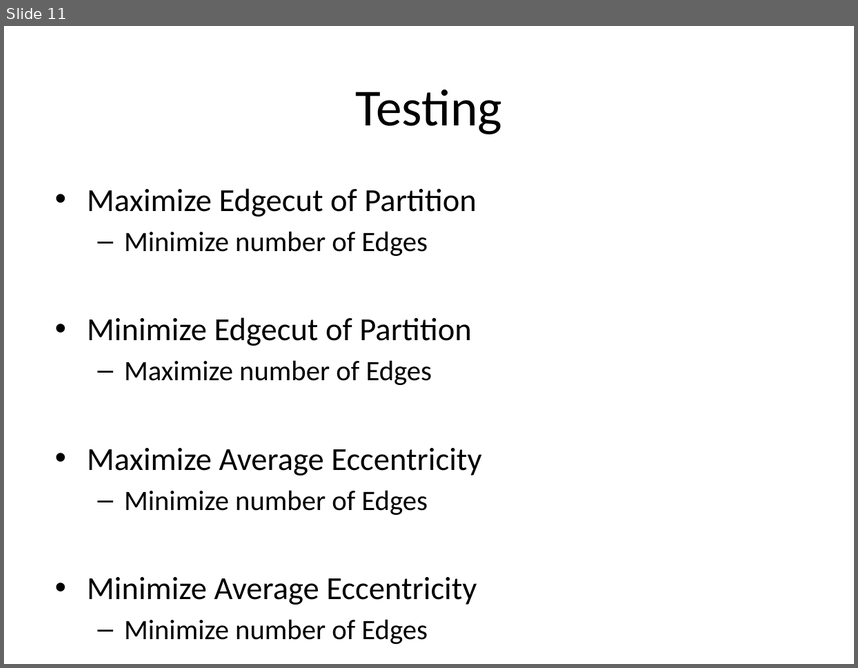
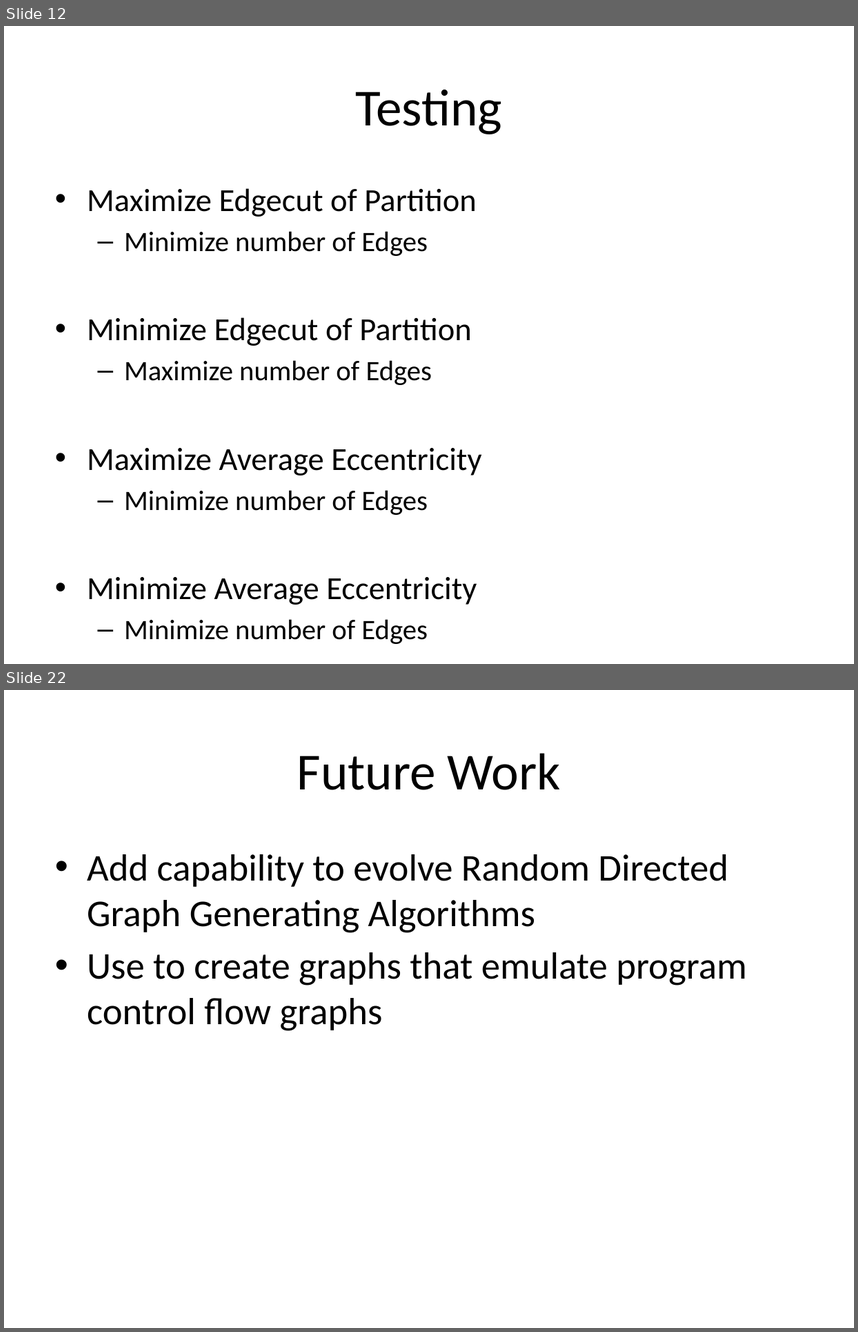
Before and after one commit to mam446/GraphEvo, a slide deck: documents/Matt Presentation.pptx. Shown one above the other, each under a label of ours: slide 11 before the commit, slides 12 and 22 after it; the slides between them are not shown. The pictures are 858x668 and 858x1332 pixels, drawn with LibreOffice and Linux fonts; fonts in the diff are those of the drawing. Boxes give left, top, right and bottom in pixels: in the first picture for what was removed or moved away, otherwise in the second. Text is boxed around its words. In the diff, an @@ line names an element or a change of style, - is before the commit and + after.

```diff
--- a/documents/Matt Presentation.pptx
+++ b/documents/Matt Presentation.pptx
@@ slide 22 added at <box>4,690,854,1328</box>, background #FFFFFF @@
@@ title added at <box>297,753,561,790</box>, 44 pt, text #000000 @@
+Future Work
@@ text added at <box>87,854,746,1031</box>, 32 pt, text #000000 @@
+• Add capability to evolve Random Directed Graph Generating Algorithms
+• Use to create graphs that emulate program control flow graphs
@@ what was slide 11 is now slide 12 @@
```
Also in this commit, not shown: 11 other slides added.
